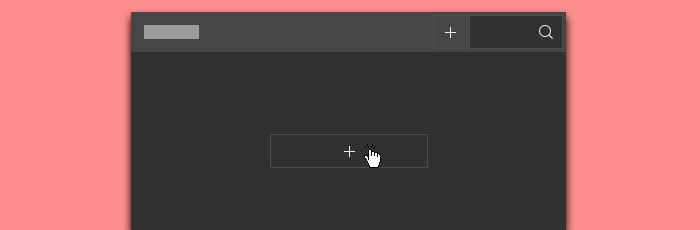
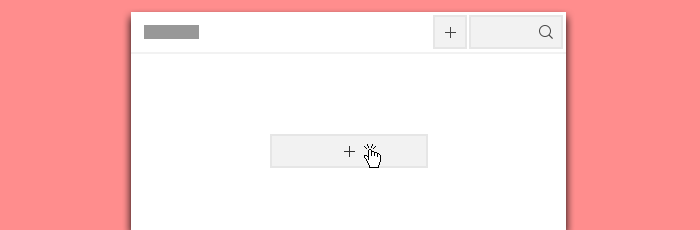
Before/after of a (700, 230) layered artwork. What changed in the layer stack:
painted on "Rectangle 18" (1st of 3, in "01" › "button.Add file" › "search" › "btn" › "ico") over bbox(539, 25, 553, 39)
painted on "search.bg" over bbox(469, 15, 563, 49)
painted on "Rectangle 32" over bbox(144, 25, 199, 39)
painted on "Rectangle 18" (2nd of 3, in "01" › "button.Add file" › "button.Add file" › "ico") over bbox(445, 27, 456, 38)
painted on "btn" (2nd of 3, in "01" › "button.Add file" › "button.Add file") over bbox(433, 15, 467, 49)
painted on "Rectangle 18" (3rd of 3, in "01" › "button.Add file" › "ico") over bbox(344, 146, 355, 157)
painted on "btn" (3rd of 3, in "01" › "button.Add file") over bbox(270, 134, 428, 168)
painted on "Rectangle 29" over bbox(131, 12, 566, 52)
painted on "Rectangle 28" over bbox(131, 12, 566, 230)
